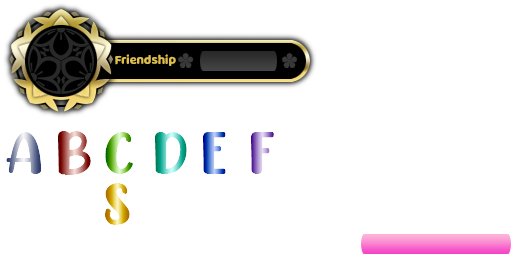
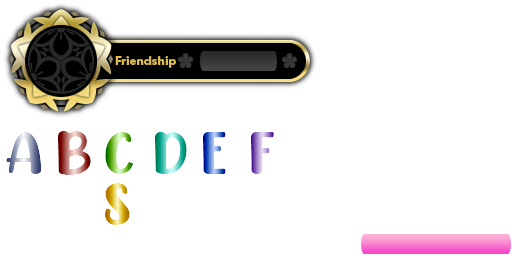
Before/after of a 512 × 256 layered artwork. What changed in the layer stack:
painted on "Friendship" over [115, 54, 176, 68]